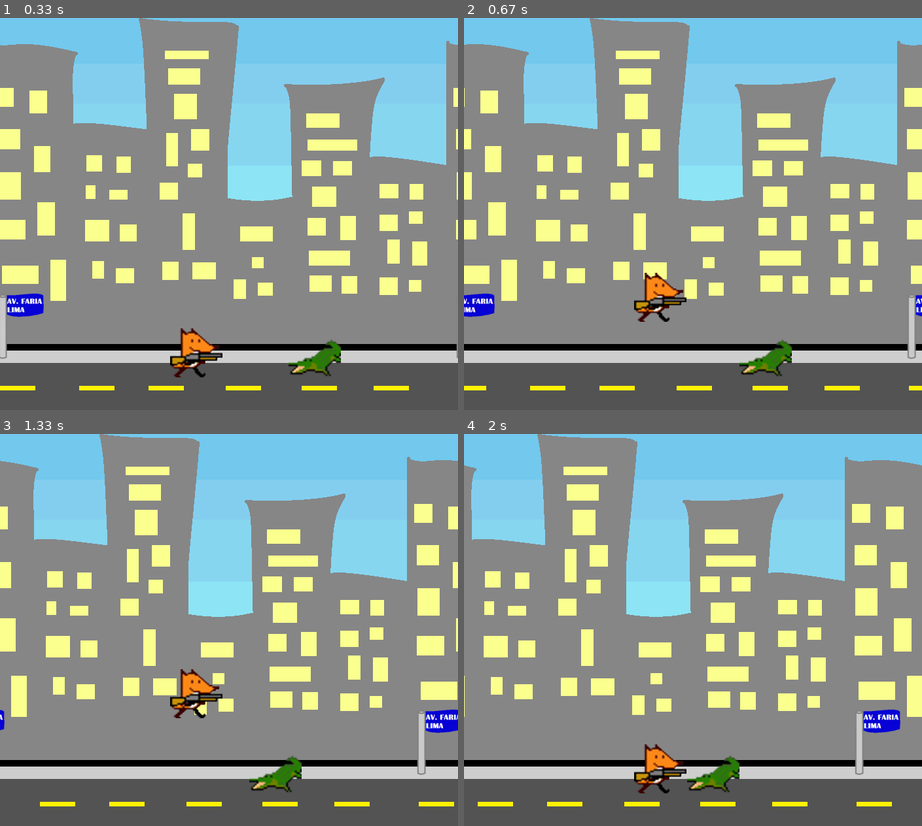
Above: before the commit, frames 1-4 (two rows, left to right).
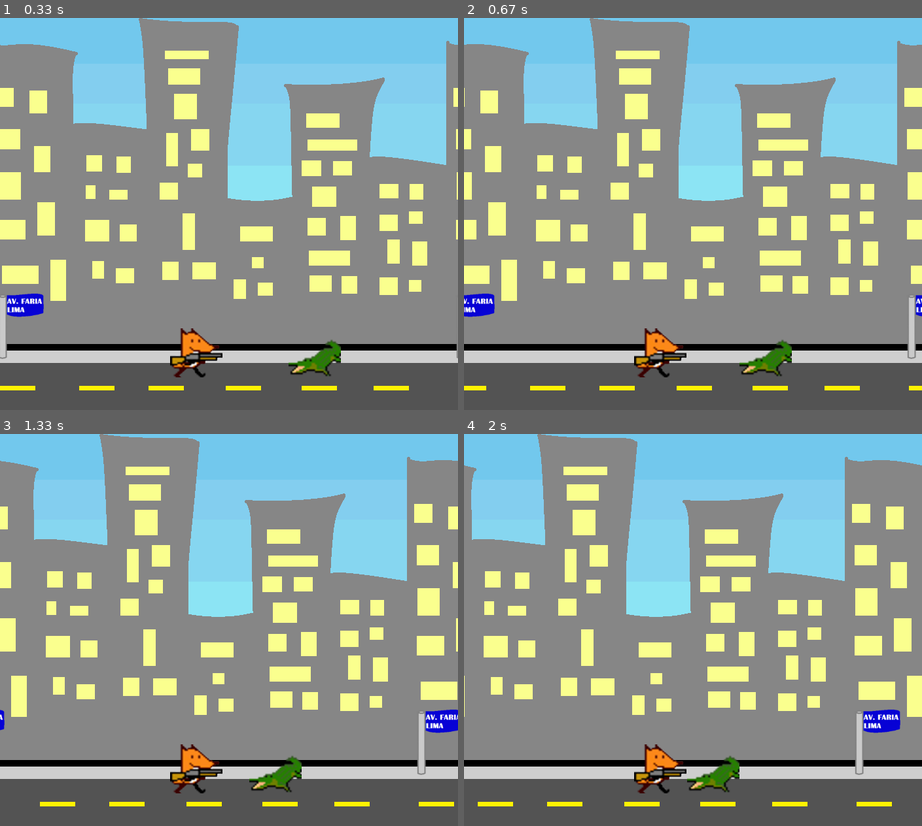
Above: after the commit, the same moments.

Repository: brunameinberg/projetofinalpygame
Game: pygame game, started from Foxsupremacy.py
Same seed, same stepped clock (60 frames per second), same inputs: the game is played once before the commit and once after it.
Inputs:
- Up to frame 1 (0.33 s): no input
- Up to frame 2 (0.67 s): tap Enter at 0.33 s
- Up to frame 3 (1.33 s): no input
- Up to frame 4 (2 s): no input

Frame 1 is identical in both runs. In frame 2, 1.5% of the frame differs, in the area x 37-49%, y 65-92%; in frame 3, 1.5%, in the area x 37-49%, y 60-92%; in frame 4, nothing differs.

Commit message:
tentativa de arrumar o pulo, tem que arrumar ainda

Diff:
--- a/Foxsupremacy.py
+++ b/Foxsupremacy.py
@@ -32,15 +32,15 @@
 
 # ----- Inicia estruturas de dados
 # Definindo os novos tipo
-class Fox(pygame.sprite.Sprite):
+class Fox(pygame.sprite.Sprite): #classe da raposa
     def __init__(self, img):
         # Construtor da classe mãe (Sprite).
         pygame.sprite.Sprite.__init__(self)
 
         self.image = img
         self.rect = self.image.get_rect()
-        self.rect.centerx = 300
-        self.rect.bottom = 550
+        self.rect.centerx = 300 #possição raposa eixo x
+        self.rect.bottom = 550 #posição raposa eixo y
         self.speedx = 0
         self.speedy = 0
 
@@ -51,14 +51,15 @@
 
         # Mantem dentro da tela
         if self.rect.right > largura:
-            self.rect.right = largura
+            self.rect.right = largura #mantem na tela
         if self.rect.left < 0:
-            self.rect.left = 0
-        if self.rect.bottom==350:
-            self.speedy=5
-        if self.rect.bottom>550:
-            self.rect.bottom=550
-class Jacare(pygame.sprite.Sprite):
+            self.rect.left = 0 #mantem na tela
+        if self.rect.bottom==350: #quando pula
+            self.speedy=5 #pula com velocidade 5
+        if self.rect.bottom>550: # quando pula demais
+            self.rect.bottom=550 #volta para o chão
+
+class Jacare(pygame.sprite.Sprite): #classe do jacaré
     def __init__(self, img):
         # Construtor da classe mãe (Sprite).
         pygame.sprite.Sprite.__init__(self)
@@ -67,7 +68,7 @@
         self.rect = self.image.get_rect()
         self.rect.centerx = 500
         self.rect.bottom = 550
-        self.speedx = -1
+        self.speedx = -1 #move o jacaré junto com a tela
         self.speedy = 0
 
     def update(self):
@@ -98,11 +99,18 @@
     for event in pygame.event.get():
         # ----- Verifica consequências
         if event.type == pygame.QUIT:
-            game = False
-        if event.type == pygame.KEYUP:
-            jogador.speedy=-5 #faz a raposa subir com 5 de velocidade
+            game = False #para sair do jogo
+        if event.type == pygame.KEYDOWN: #para pular
+            if event.type== pygame.K_UP:
+                jogador.speedy=-5 #faz a raposa subir com 5 de velocidade
+            if event.type == pygame.K_RIGHT:
+                jogador.speedy=0
+            if event.type == pygame.K_LEFT:
+                jogador.speedy=0
 
-    # atualiza posição ( por enquanto zerada)7
+        '''TEM QUE ARRUMAR ESSA PARTE AQUI DE CIMA PORQUE ANTES TODAS TECLAS AVAM PRS PULAR E AGORA NAO PULA'''
+
+    # atualiza posição ( por enquanto zerada)
     jogador.update()
     inimigo.update()
 
@@ -119,7 +127,7 @@
     # ----- Atualiza estado do jogo
     pygame.display.update()  # Mostra o novo frame para o jogador
 
-    x-=1
+    x-=1 #para o fundo andar no sentido correto
 
 # ===== Finalização =====
 pygame.quit()  # Função do PyGame que finaliza os recursos utilizados
